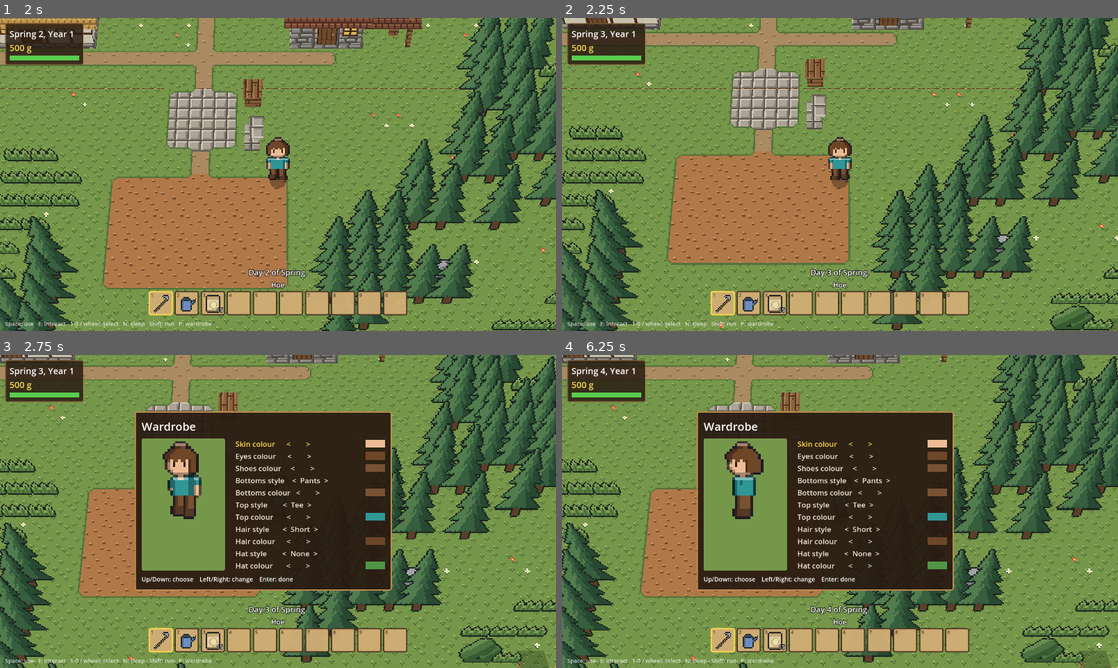
Above: before the commit, frames 1-4 (two rows, left to right).
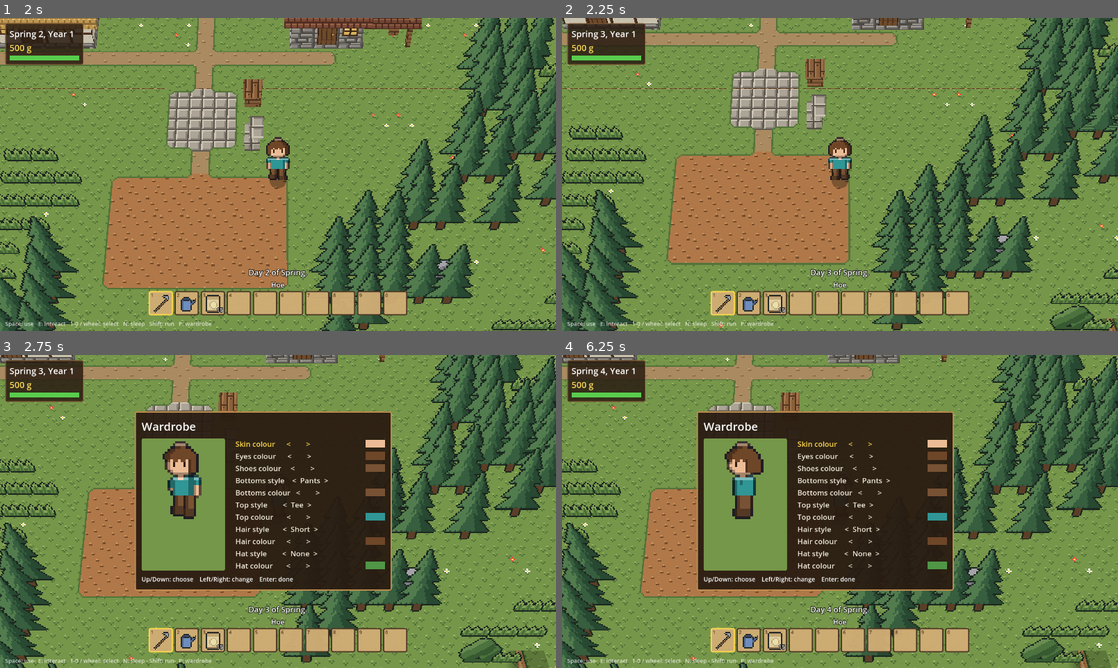
Above: after the commit, the same moments.

Repository: grimechristopher/procedural-game
Game: Godot game, scene res://scenes/main.tscn
Same seed, same stepped clock (60 frames per second), same inputs: the game is played once before the commit and once after it.
Inputs (mouse positions are in pixels of both pictures, inside the frame that each line leads up to):
- Up to frame 1 (2 s): tap Enter (ui_accept) at 0.5, 0.77, 1.52 s; move the mouse to (400, 158) at 0.52 s; hold D (move_right) 0.53-1.28 s; hold E (interact) 0.53-1.28 s; click (400, 158) at 0.67 s; tap Shift (run) at 0.8, 1.35 s; move the mouse to (166, 190) at 1.27 s; hold S (move_down) from 1.28 s (still down); tap N (sleep) at 1.55 s
- Up to frame 2 (2.25 s): move the mouse to (895, 105) at 2.02 s; release S (move_down) at 2.03 s; hold D (move_right) from 2.03 s (still down); hold N (sleep) from 2.03 s (still down)
- Up to frame 3 (2.75 s): keep holding D (move_right); keep holding N (sleep); tap P (wardrobe) at 2.3 s
- Up to frame 4 (6.25 s): move the mouse to (812, 574) at 2.77 s; release D (move_right) at 2.78 s; release N (sleep) at 2.78 s; hold W (move_up) 2.78-3.53 s; tap P (wardrobe) at 2.85, 6.05 s; click (812, 574) at 2.92 s; tap Enter (ui_accept) at 3.02, 3.77, 4.25, 4.52, 5, 6.02 s; tap X at 3.05, 3.6 s; move the mouse to (1006, 558) at 3.52 s; hold E (interact) 3.53-4.28 s; hold A (move_left) 3.53-5.03 s; move the mouse to (673, 464) at 4.27 s; tap Mouse wheel down (hotbar_next) at 4.35 s; tap Shift (run) at 4.55 s; move the mouse to (867, 511) at 5.02 s; hold S (move_down) 5.03-5.78 s; hold Mouse wheel up (hotbar_prev) 5.03-5.78 s; click (867, 511) at 5.17 s; tap N (sleep) at 5.3 s; move the mouse to (756, 433) at 5.77 s; hold D (move_right) from 5.78 s (still down); tap E (interact) at 5.85 s

Frame 1 is identical in both runs. In frame 2, less than 0.1% of the frame differs, in the area x 96-100%, y 96-100%; in frame 3, 0.2%, in the area x 65-99%, y 75-100%; in frame 4, 0.2%.

Commit message:
Draw ramps as part of the cliffs; rock tops for high ground
Ramps are drawn by TerrainMesh: a grassy slope with the cliff band down
each exposed side and the face cut to the slope, so they read as part of
the cliff they climb. High ground gets a stony top tile instead of the
cliff-face strata.

Co-Authored-By: Claude Opus 5.5 <noreply@anthropic.com>
Claude-Session: https://claude.ai/code/session_01QBAyNdiLYtBbpQzeaWaTYf

Diff:
--- a/scripts/terrain_mesh.gd
+++ b/scripts/terrain_mesh.gd
@@ -16,6 +16,9 @@
 ##   on half cliffs, round the curve of outer corners, with a soft shadow on
 ##   the ground at their foot (not behind cliffs facing away from the
 ##   camera, where it'd be hidden anyway).
+## - Ramps are grassy slopes with the cliff's band running down their
+##   sides and the cliff's face cut to their slope below it, so they read as
+##   part of the cliff they climb.
 ## - Ground-level paths, the plaza and farmland get grass creeping round
 ##   their edges the same way, laid over the GridMap's ground.
 
@@ -23,6 +26,7 @@
 const HIDDEN := [
 	GridWorld.Tile.FULL, GridWorld.Tile.FULL_DIRT, GridWorld.Tile.ROCK, GridWorld.Tile.HALF,
 	GridWorld.Tile.WEDGE, GridWorld.Tile.WEDGE_DIRT, GridWorld.Tile.HALF_WEDGE, GridWorld.Tile.UPPER_HALF_WEDGE,
+	GridWorld.Tile.HILL_RAMP, GridWorld.Tile.HALF_HILL_RAMP, GridWorld.Tile.UPPER_HALF_HILL_RAMP,
 ]
 
 ## How far the band reaches in from the edge, in cells (5 px), for the
@@ -86,9 +90,11 @@
 var size: Vector2i
 var faces := []
 var shadow := SurfaceTool.new()
-## Per cell: Kind, and the top of the solid (hidden) stack in blocks.
+## Per cell: Kind, the top of the solid (hidden) stack in blocks, and for
+## ramps the layer they're in.
 var kind := PackedInt32Array()
 var solid := PackedFloat32Array()
+var ramp_layer := PackedInt32Array()
 ## Cell -> exposed sides -> [bottom, water].
 var exposed := {}
 
@@ -111,6 +117,7 @@
 				Kind.WEDGE:
 					_wedge(c)
 				Kind.RAMP:
+					_ramp(c)
 					_sides(c, false)
 			if kind[z * size.x + x] == Kind.GROUND:
 				_ground_overlay(c)
@@ -120,6 +127,7 @@
 func _classify() -> void:
 	kind.resize(size.x * size.y)
 	solid.resize(size.x * size.y)
+	ramp_layer.resize(size.x * size.y)
 	for z in size.y:
 		for x in size.x:
 			var i := z * size.x + x
@@ -127,23 +135,24 @@
 			if h < 0:
 				kind[i] = Kind.NONE
 				continue
-			if h == 0:
+			var top_layer := (h - 1) / 2
+			var top := world.get_cell_item(Vector3i(x, top_layer, z)) if h > 0 else -1
+			var above := world.get_cell_item(Vector3i(x, h / 2, z))
+			if above in RAMPS and (h == 0 or top in SOLID_TOPS):
+				kind[i] = Kind.RAMP
+				solid[i] = h / 2.0
+				ramp_layer[i] = h / 2
+			elif h == 0:
 				kind[i] = Kind.GROUND
 				solid[i] = 0.0
-				continue
-			var top_layer := (h - 1) / 2
-			var top := world.get_cell_item(Vector3i(x, top_layer, z))
-			var above := world.get_cell_item(Vector3i(x, h / 2, z))
-			if top in WEDGES:
+			elif top in WEDGES:
 				kind[i] = Kind.WEDGE
 				solid[i] = h / 2.0
 			elif top in RAMPS:
-				# A ramp up from half height, on the blocks below it.
+				# A ramp up from half height, on a solid lower half.
 				kind[i] = Kind.RAMP
-				solid[i] = top_layer
-			elif top in SOLID_TOPS and above in RAMPS:
-				kind[i] = Kind.RAMP
-				solid[i] = h / 2.0
+				solid[i] = top_layer + 0.5
+				ramp_layer[i] = top_layer
 			elif top in SOLID_TOPS:
 				kind[i] = Kind.BLOCK
 				solid[i] = h / 2.0
@@ -216,7 +225,7 @@
 	var raised := kind[i] == Kind.BLOCK
 	var top := solid[i]
 	var base: int = GridWorld.Tex.CLIFF_EDGE if _cliffy(c) else GridWorld.Tex.EARTH_EDGE
-	var top_tex: int = GridWorld.Tex.DIRT if world.get_cell_item(Vector3i(c.x, (heights[i] - 1) / 2, c.y)) == T.ROCK \
+	var top_tex: int = GridWorld.Tex.ROCK_TOP if world.get_cell_item(Vector3i(c.x, (heights[i] - 1) / 2, c.y)) == T.ROCK \
 		else GridWorld.Tex.GRASS
 	for q in GridWorld.DIAGONAL:
 		var p: Array = _piece(c, q)
@@ -323,6 +332,72 @@
 	if o.y > -0.3:
 		_shadow(p0, p1, o, bottom)
 
+# --- Ramps -------------------------------------------------------------------
+
+## A ramp: the grassy slope, and on each side where the ground beside it is
+## lower, the cliff's face cut to the slope and its band running down the
+## slope's edge.
+func _ramp(c: Vector2i) -> void:
+	var i := c.y * size.x + c.x
+	var layer := ramp_layer[i]
+	var tile := world.get_cell_item(Vector3i(c.x, layer, c.y))
+	var base: float = layer + GridWorld._base(tile)
+	var rise: float = GridWorld._rise(tile)
+	var up := Vector2(world._up_dir(c, layer))
+	var center := Vector2(c.x + 0.5, c.y + 0.5)
+	var across := Vector2(-up.y, up.x)
+	# Corners: low left, low right, high right, high left.
+	var corners := [center - up * 0.5 - across * 0.5, center - up * 0.5 + across * 0.5,
+		center + up * 0.5 + across * 0.5, center + up * 0.5 - across * 0.5]
+	var y := [base, base, base + rise, base + rise]
+	var pts := []
+	for k in 4:
+		pts.append(_at(corners[k], y[k]))
+	var n: Vector3 = (pts[1] - pts[0]).cross(pts[3] - pts[0]).normalized()
+	faces.append([pts, n if n.y > 0.0 else -n, GridWorld.Tex.GRASS, _planar(pts)])
+	var cliffy := _cliffy(c)
+	var face_tex: int = GridWorld.Tex.DIRT if cliffy else GridWorld.Tex.EARTH_SIDE
+	var band_tex: int = GridWorld.Tex.CLIFF_EDGE if cliffy else GridWorld.Tex.EARTH_EDGE
+	for side in [-1, 1]:
+		var o: Vector2 = across * side
+		var nh := _height(c + Vector2i(o))
+		if nh == -99:
+			continue
+		var floor_h := maxf(nh / 2.0, WATER_SURFACE if nh < 0 else 0.0)
+		if floor_h >= base + rise:
+			continue
+		# The side edge, low end to high end.
+		var a: Vector2 = corners[0] if side == -1 else corners[1]
+		var b: Vector2 = corners[3] if side == -1 else corners[2]
+		_slanted_face(a, b, o, base, base + rise, floor_h, face_tex)
+		# The band, on the slope along that edge.
+		var inner: Vector2 = -o * BAND
+		var lift := Vector3(0, LIFT, 0)
+		var u1 := a.distance_to(b)
+		faces.append([[_at(a + inner, base) + lift, _at(b + inner, base + rise) + lift,
+			_at(b, base + rise) + lift, _at(a, base) + lift], n if n.y > 0.0 else -n, band_tex,
+			[Vector2(0, 1.0 - BAND), Vector2(u1, 1.0 - BAND), Vector2(u1, 0.999), Vector2(0, 0.999)]])
+		if o.y > -0.3 and nh >= 0:
+			_shadow(a, b, o, floor_h)
+
+
+## A face below an edge that slopes from top_a at a to top_b at b, down to
+## floor_h (cut off where the edge dips below the floor).
+func _slanted_face(a: Vector2, b: Vector2, o: Vector2, top_a: float, top_b: float, floor_h: float, tex: int) -> void:
+	var out := o * FACE_OFFSET
+	var t0 := clampf((floor_h - top_a) / (top_b - top_a), 0.0, 1.0) if top_b != top_a else 0.0
+	var start := a.lerp(b, t0)
+	var start_top := lerpf(top_a, top_b, t0)
+	var u0 := 0.0
+	var u1 := a.distance_to(b)
+	var pts := [_at(start + out, start_top), _at(b + out, top_b), _at(b + out, floor_h)]
+	var uvs := [Vector2(u1 * t0, top_b - start_top), Vector2(u1, 0), Vector2(u1, top_b - floor_h)]
+	if start_top > floor_h + 0.001:
+		pts.append(_at(start + out, floor_h))
+		uvs.append(Vector2(u1 * t0, top_b - floor_h))
+	faces.append([pts, Vector3(o.x, 0, o.y), tex, uvs])
+
+
 # --- Ground-level transitions ------------------------------------------------
 
 ## Grass round the edges of a path, the plaza or farmland where it meets
--- a/scripts/world.gd
+++ b/scripts/world.gd
@@ -110,6 +110,8 @@
 	CLIFF_EDGE, CLIFF_OUTER, CLIFF_INNER, EARTH_EDGE, EARTH_OUTER, EARTH_INNER,
 	# Grass creeping over the edges of paths, the plaza and farmland (see TerrainMesh).
 	GRASS_EDGE, GRASS_OUTER, GRASS_INNER,
+	# Bare rock seen from above, topping high ground.
+	ROCK_TOP,
 }
 const TEX_COLS := 4
 const TEX_ROWS := 8
@@ -1229,7 +1231,7 @@
 		[Tile.PATH, "Path", full_box, { top = Tex.PATH, side = Tex.DIRT, slope = Tex.PATH }],
 		[Tile.FLOWERS, "Flowers", full_box, { top = Tex.FLOWERS, side = Tex.GRASS_SIDE, slope = Tex.GRASS }],
 		[Tile.FULL, "Full", full_box, grass_block],
-		[Tile.ROCK, "Rock", full_box, { top = Tex.DIRT, side = Tex.DIRT, slope = Tex.DIRT }],
+		[Tile.ROCK, "Rock", full_box, { top = Tex.ROCK_TOP, side = Tex.DIRT, slope = Tex.DIRT }],
 		[Tile.FULL_DIRT, "FullDirt", full_box, { top = Tex.GRASS, side = Tex.DIRT, slope = Tex.GRASS }],
 		[Tile.WEDGE_DIRT, "WedgeDirt", _wedge_faces(1.0), { top = Tex.GRASS, side = Tex.DIRT, slope = Tex.GRASS }],
 		[Tile.HALF, "Half", _box_faces(Vector3(-0.5, 0, -0.5), Vector3(0.5, 0.5, 0.5)), grass_block],
Binary file changed: assets/tileset.png
Not shown, changed: documentation/art/README.md
Not shown, changed: tools/make_tileset.py
